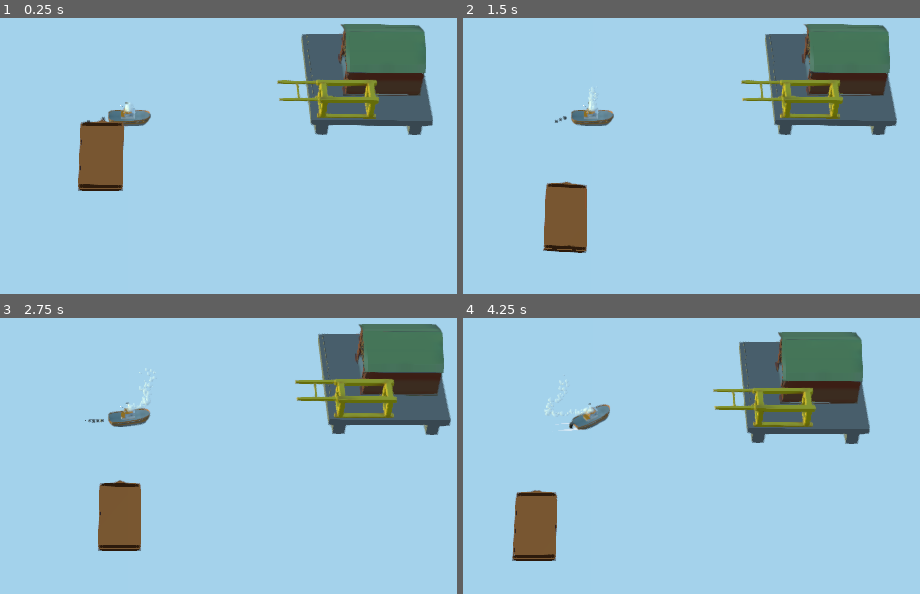
Above: before the commit, frames 1-4 (two rows, left to right).
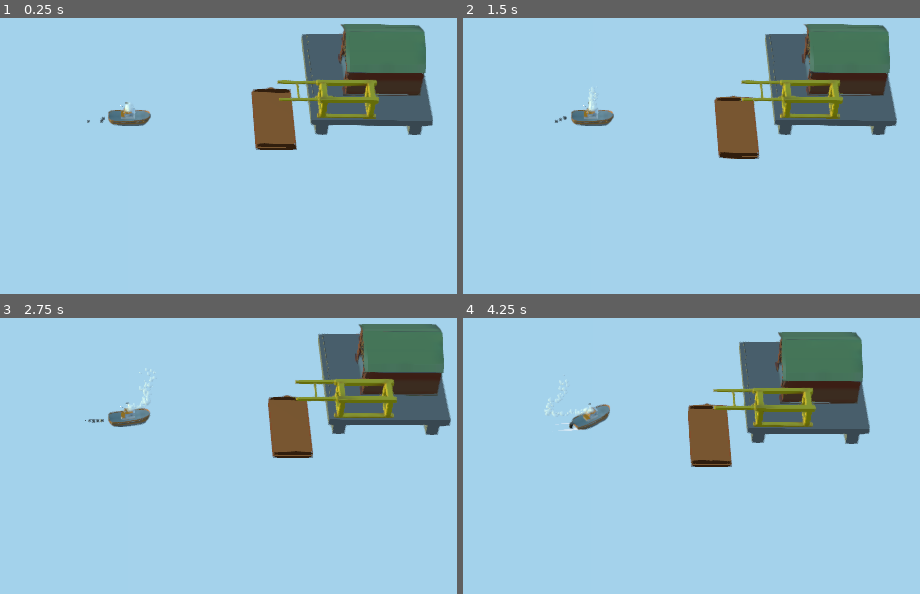
Above: after the commit, the same moments.

Repository: raczynskid/Tugboat
Game: Godot game, scene res://levels/2Tutorial.tscn
Same seed, same stepped clock (60 frames per second), same inputs: the game is played once before the commit and once after it. This scene is started directly instead of the project's main scene.
Inputs:
- Up to frame 1 (0.25 s): no input
- Up to frame 2 (1.5 s): tap Enter (ui_accept) at 0.5, 0.6, 0.77, 1.07, 1.35 s; hold Right (ui_right) 0.53-1.28 s; hold Down (ui_down) from 1.28 s (still down)
- Up to frame 3 (2.75 s): tap Enter (ui_accept) at 1.52, 1.82, 2.1 s; release Down (ui_down) at 2.03 s; hold Right (ui_right) from 2.03 s (still down)
- Up to frame 4 (4.25 s): release Right (ui_right) at 2.78 s; hold Up (ui_up) 2.78-3.53 s; tap Enter (ui_accept) at 2.85, 3.02, 3.32, 3.6, 3.77, 4.07 s; hold Left (ui_left) from 3.53 s (still down)

The runs differ from the first frame. In frame 1, 4.4% of the frame differs, in the area x 17-65%, y 25-63%; in frame 2, 4.3%; in frame 3, 4.3%; in frame 4, 4.4%.

Commit message:
cargo fade in and gravite pause on spawn

Diff:
--- a/levels/2Tutorial.tscn
+++ b/levels/2Tutorial.tscn
@@ -10,7 +10,7 @@
 transform = Transform( 1, 0, 0, 0, 1, 0, 0, 0, 1, 0.0251255, 0, -0.026391 )
 
 [node name="Barge" parent="." instance=ExtResource( 2 )]
-transform = Transform( 1, 0, 0, 0, 1, 0, 0, 0, 1, 13.2213, 10.9496, 2.48282 )
+transform = Transform( 1, 0, 0, 0, 1, 0, 0, 0, 1, 1.27681, 3.81797, -14.435 )
 
 [node name="WarehouseDispenser" parent="." instance=ExtResource( 3 )]
 transform = Transform( 1, 0, 0, 0, 1, 0, 0, 0, 1, 0, 5.48927, -19.532 )
--- a/player_objects/cargo/CargoBox.gd
+++ b/player_objects/cargo/CargoBox.gd
@@ -7,5 +7,13 @@
 	randomize()
 
 	var newmaterial = SpatialMaterial.new()
-	newmaterial.albedo_color = Color(randf(), randf(), randf())
+	newmaterial.flags_transparent = true
+	newmaterial.albedo_color = Color(randf(), randf(), randf(), 0)
 	containter_mesh.material_override = newmaterial
+
+func _physics_process(delta):
+	gravity_scale = 0
+	containter_mesh.material_override.albedo_color.a += 0.01
+	if containter_mesh.material_override.albedo_color.a >= 1:
+		gravity_scale = 1
+		containter_mesh.material_override.flags_transparent = false
